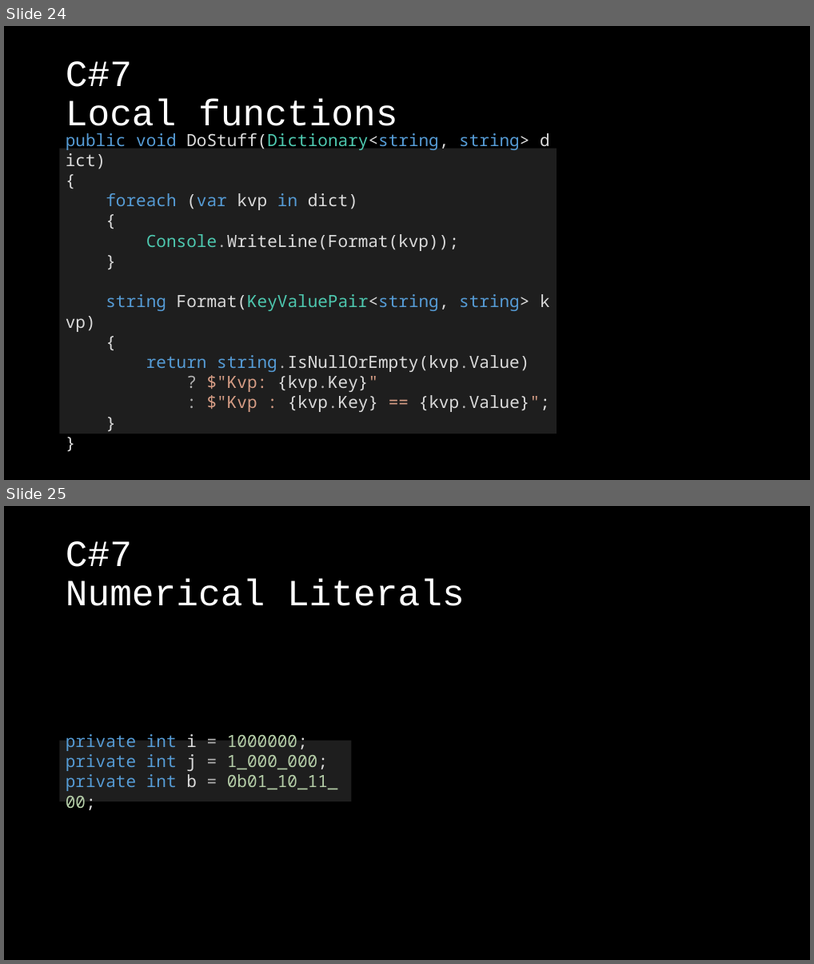
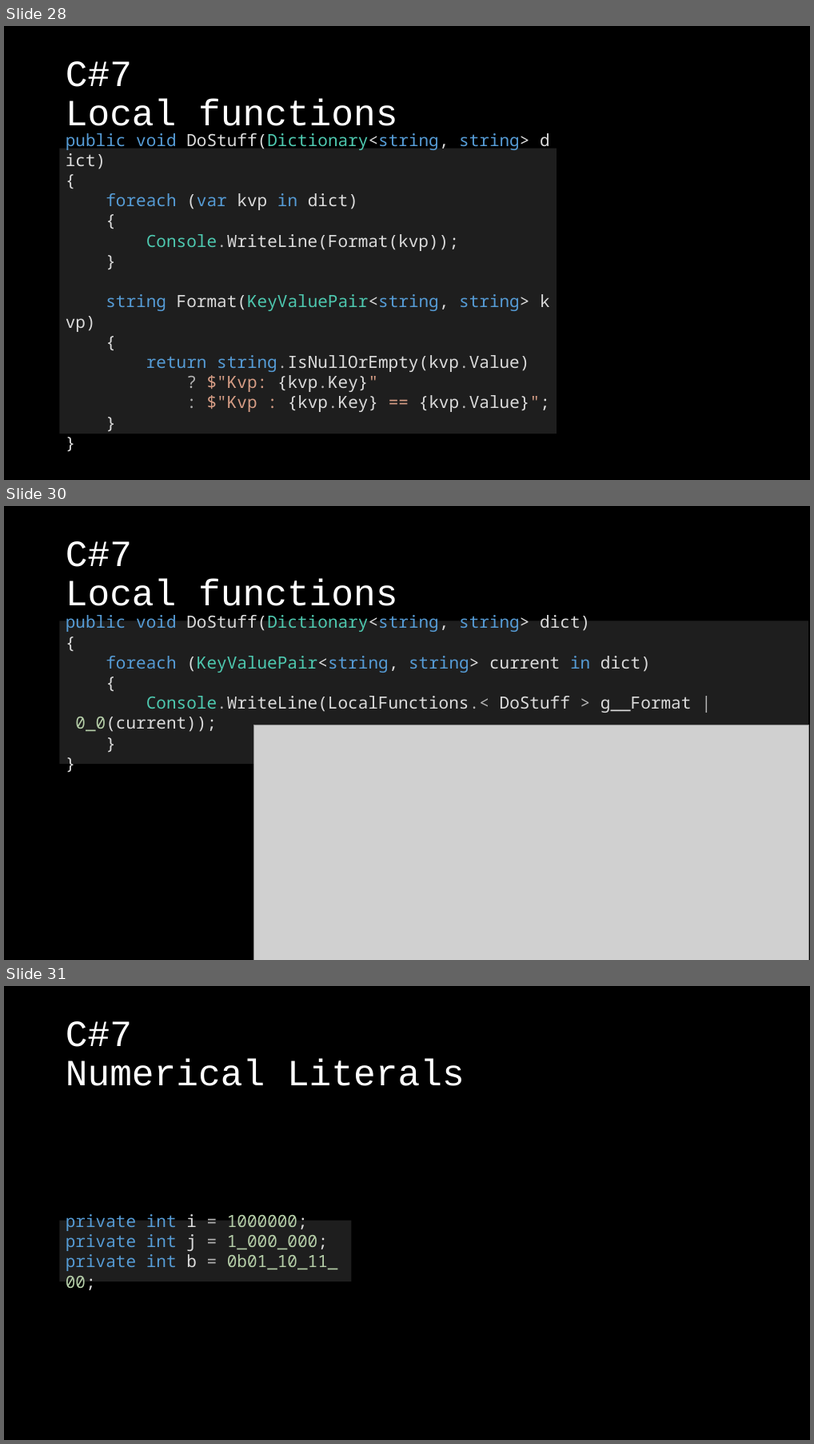
Before and after one commit to KlausLinzner/CSTrainings, a slide deck: WhatsNew.pptx. Shown one above the other, each under a label of ours: slides 24 and 25 before the commit, slides 28, 30 and 31 after it; the slides between them are not shown. The pictures are 814x964 and 814x1444 pixels, drawn with LibreOffice and Linux fonts; fonts in the diff are those of the drawing; grey boxes stand for pictures; background and template pictures are left out. Boxes give left, top, right and bottom in pixels: in the first picture for what was removed or moved away, otherwise in the second. Text is boxed around its words. In the diff, an @@ line names an element or a change of style, - is before the commit and + after.

```diff
--- a/WhatsNew.pptx
+++ b/WhatsNew.pptx
@@ slide 30 added at [4,506,810,960], background picture (left out) @@
@@ title added at [66,541,398,616], 44 pt, text #FFFFFF @@
+C#7
+Local functions
@@ text added at [60,618,809,767], fill #1E1E1E, 20 pt, text #DCDCDC @@
+public void DoStuff(Dictionary<string, string> dict)
+{
+foreach (KeyValuePair<string, string> current in dict)
+{
+Console.WriteLine(LocalFunctions.< DoStuff > g__Format | 0_0(current));
+}
+}
@@ picture added at [254,724,809,960] @@
@@ what was slide 24 is now slide 28 @@
@@ what was slide 25 is now slide 31 @@
```
Also in this commit, not shown: 4 slides changed, 7 other slides added, 25 other files.
